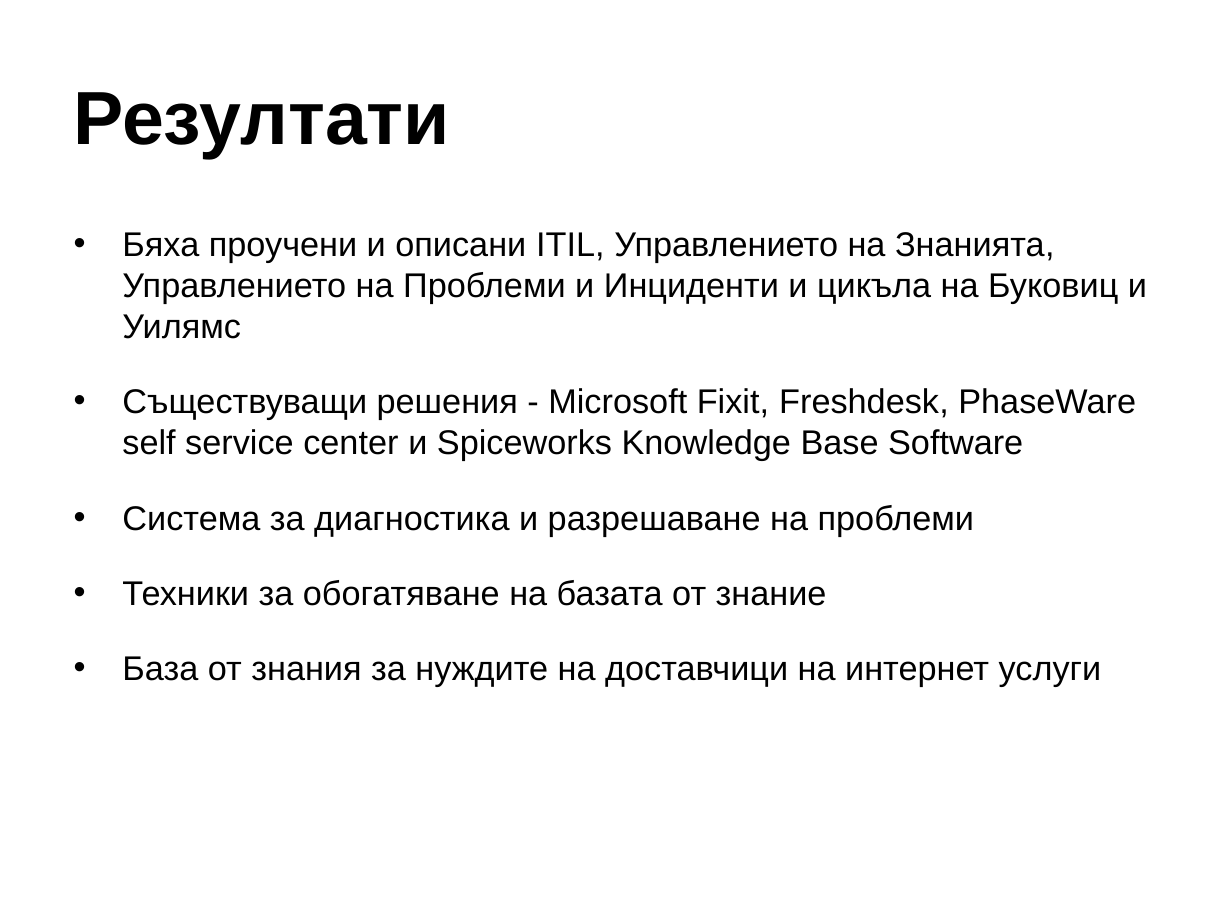
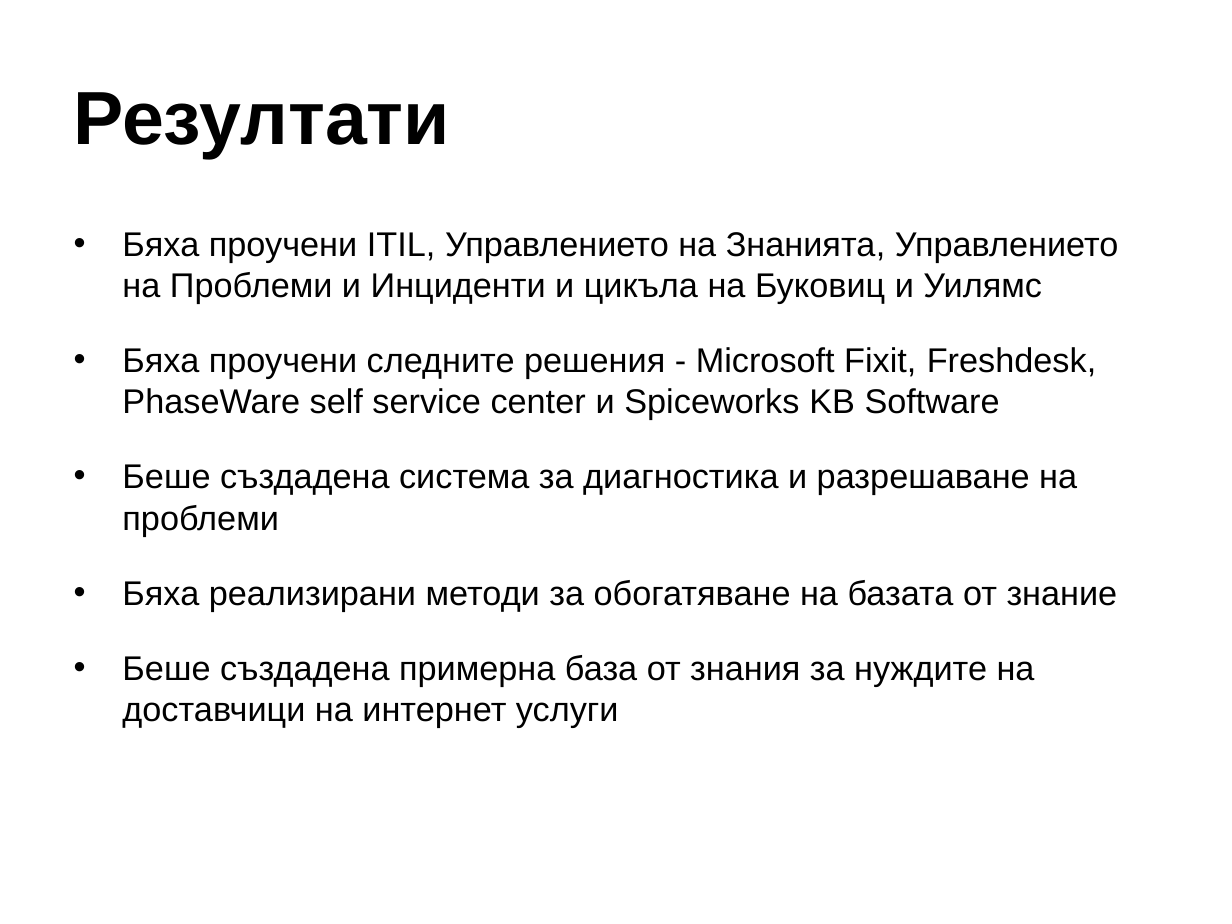
Before and after one commit to bubata85/problem_solver, a slide deck: slide 4 of docs/official/problem_solver.ppt. Drawn at 1232x924 pixels with LibreOffice and Linux fonts; fonts in the diff are those of the drawing; background and template pictures are left out. Boxes give left, top, right and bottom in pixels: in the first picture for what was removed or moved away, otherwise in the second. Text is boxed around its words. In the diff, an @@ line names an element or a change of style, - is before the commit and + after.

Commit message:
Updated presentation

```diff
--- a/docs/official/problem_solver.ppt
+++ b/docs/official/problem_solver.ppt
@@ text at (122,232,1119,728): text changed @@
-• Бяха проучени и описани ITIL, Управлението на Знанията, Управлението на Проблеми и Инциденти и цикъла на Буковиц и Уилямс
-• Съществуващи решения - Microsoft Fixit, Freshdesk, PhaseWare self service center и Spiceworks Knowledge Base Software
-• Система за диагностика и разрешаване на проблеми
-• Техники за обогатяване на базата от знание
-• База от знания за нуждите на доставчици на интернет услуги
+• Бяха проучени ITIL, Управлението на Знанията, Управлението на Проблеми и Инциденти и цикъла на Буковиц и Уилямс
+• Бяха проучени следните решения - Microsoft Fixit, Freshdesk, PhaseWare self service center и Spiceworks KB Software
+• Беше създадена система за диагностика и разрешаване на проблеми
+• Бяха реализирани методи за обогатяване на базата от знание
+• Беше създадена примерна база от знания за нуждите на доставчици на интернет услуги
```
Also in this commit, not shown: 3 other slides changed, 1 slide added.
